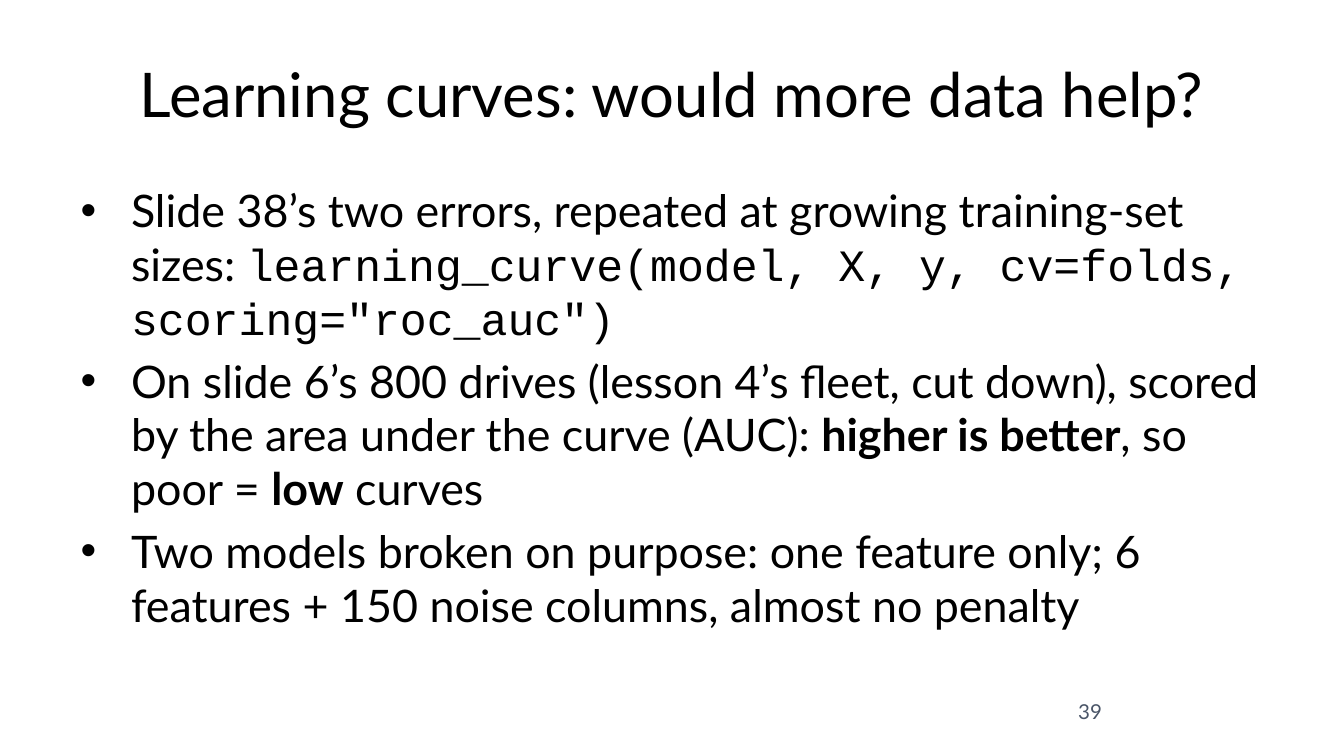
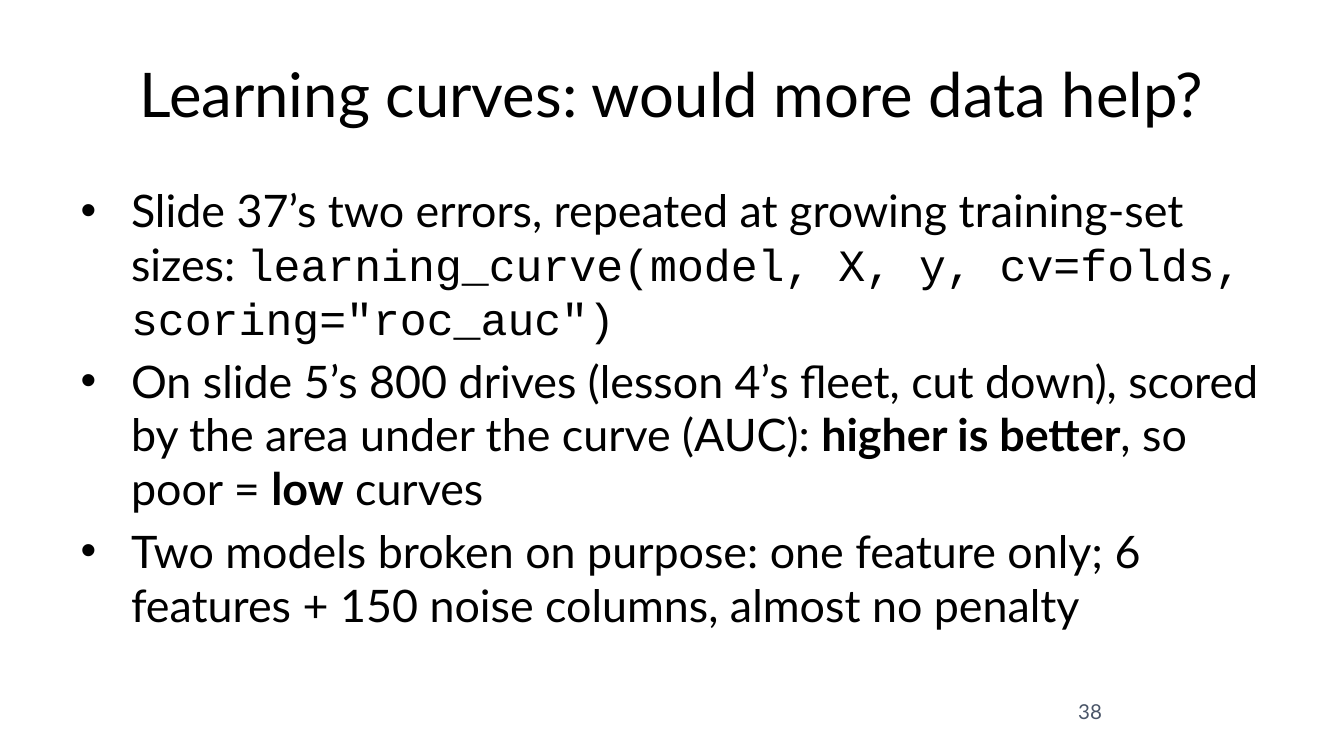
Before and after one commit to fabioantonini/technologies-for-artificial-intelligence, a slide deck: slide 38 of Lessons/05_experimental_methodology/Slides/experimental_methodology_slides.pptx (slide 39 before the commit). Drawn at 1344x756 pixels with LibreOffice and Linux fonts; fonts in the diff are those of the drawing; background and template pictures are left out. Boxes give left, top, right and bottom in pixels: in the first picture for what was removed or moved away, otherwise in the second. Text is boxed around its words. In the diff, an @@ line names an element or a change of style, - is before the commit and + after.

```diff
--- a/Lessons/05_experimental_methodology/Slides/experimental_methodology_slides.pptx
+++ b/Lessons/05_experimental_methodology/Slides/experimental_methodology_slides.pptx
@@ text at (x1=131, y1=193, x2=1258, y2=513): text changed @@
-• Slide 38’s two errors, repeated at growing training-set sizes: learning_curve(model, X, y, cv=folds, scoring="roc_auc")
-• On slide 6’s 800 drives (lesson 4’s fleet, cut down), scored by the area under the curve (AUC): higher is better, so poor = low curves
+• Slide 37’s two errors, repeated at growing training-set sizes: learning_curve(model, X, y, cv=folds, scoring="roc_auc")
+• On slide 5’s 800 drives (lesson 4’s fleet, cut down), scored by the area under the curve (AUC): higher is better, so poor = low curves
@@ page number at (x1=1078, y1=704, x2=1102, y2=719): text changed @@
-39
+38
```
Also in this commit, not shown: 11 other slides changed, 1 slide removed, 14 other files.
